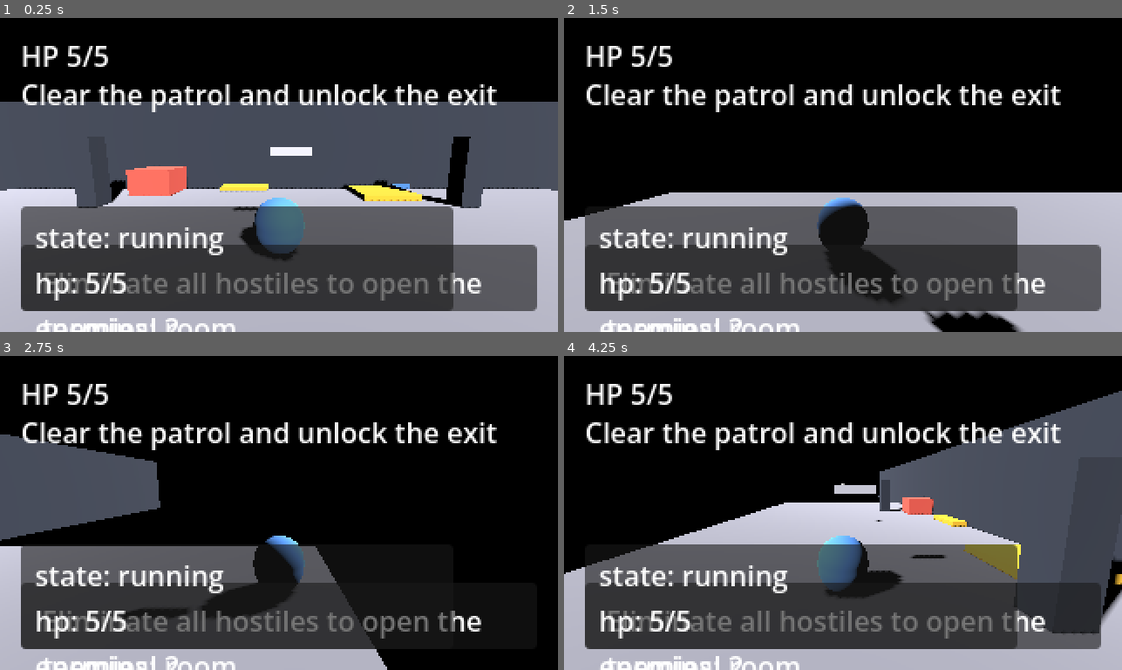
Above: before the commit, frames 1-4 (two rows, left to right).
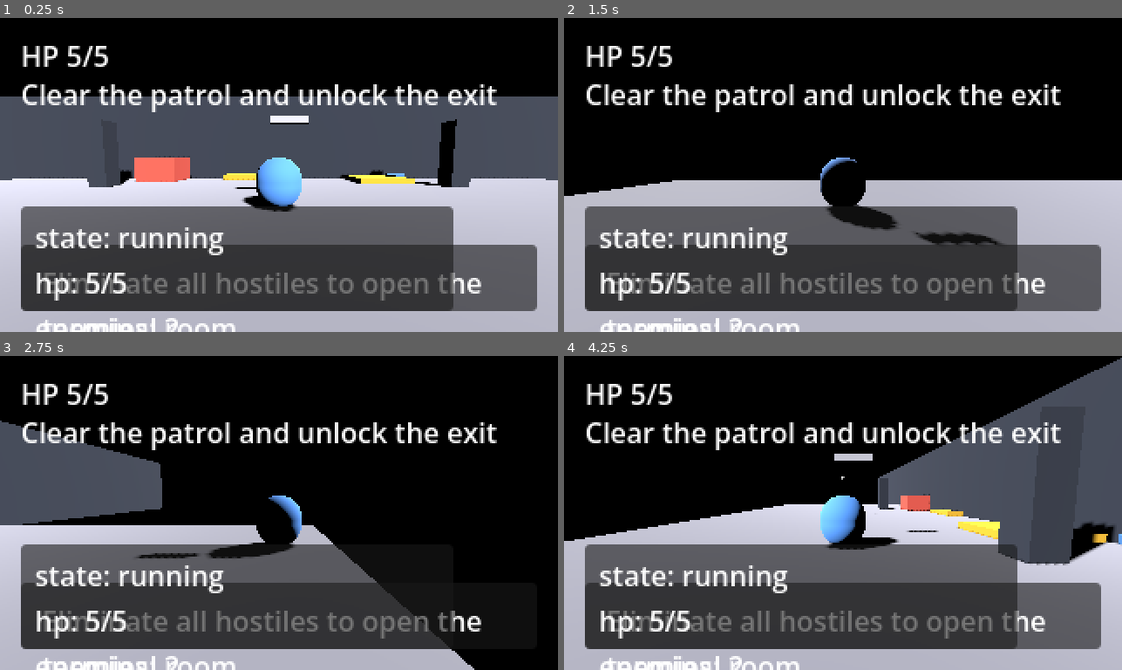
Above: after the commit, the same moments.

Repository: July-X/godot-game-one
Game: Godot game, scene res://scenes/main.tscn
The game is run twice, just before and just after one commit, with the same random seed, the same clock (stepped at 60 frames per second) and the same inputs.
Inputs:
- Up to frame 1 (0.25 s): no input
- Up to frame 2 (1.5 s): tap Enter (ui_accept) at 0.5, 0.77 s; hold Right (ui_right) 0.53-1.28 s; hold Down (ui_down) from 1.28 s (still down)
- Up to frame 3 (2.75 s): tap Enter (ui_accept) at 1.52 s; release Down (ui_down) at 2.03 s; hold Right (ui_right) from 2.03 s (still down)
- Up to frame 4 (4.25 s): release Right (ui_right) at 2.78 s; hold Up (ui_up) 2.78-3.53 s; tap Enter (ui_accept) at 3.02, 3.77 s; hold Left (ui_left) from 3.53 s (still down)

The runs differ from the first frame. In frame 1, 10% of the frame differs, in the area x 0-100%, y 25-78%; in frame 2, 8.1%; in frame 3, 11%; in frame 4, 13%, in the area x 0-100%, y 0-89%.

Commit message:
fix: 修正相机高度，从头顶(y=1.4)降到玩家身体中部(y=0.5)，解决玩家显示为球的问题

Diff:
--- a/scenes/entities/player.tscn
+++ b/scenes/entities/player.tscn
@@ -36,8 +36,8 @@
 position = Vector3(0.0, 0.2, -0.9)
 
 [node name="Camera3D" type="Camera3D" parent="CameraRig"]
-position = Vector3(0, 0.3, 3.5)
-rotation_degrees = Vector3(-8, 0, 0)
+position = Vector3(0, -0.6, 4.0)
+rotation_degrees = Vector3(-5, 0, 0)
 current = true
 
 [node name="Blaster" type="MeshInstance3D" parent="CameraRig"]
